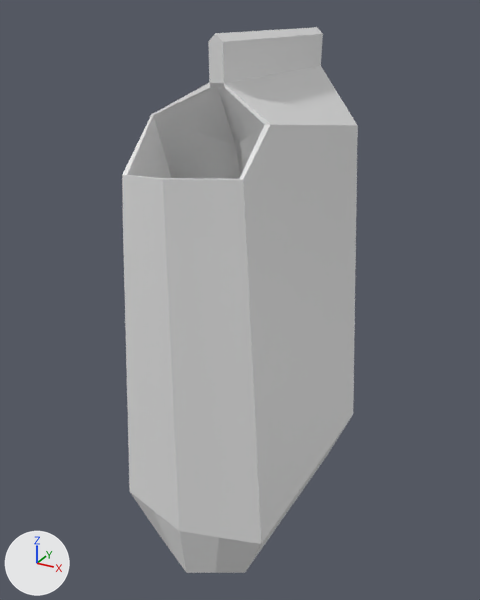
One commit to the FBX model Design Thinking Simulation/Assets/Test Model/Prop Masak/Prop masak_Sugar.fbx: the scene before it, then after it.
Both versions are drawn from a 50 mm camera at (0.18, -0.343, 0.158) aimed at (-0.006, -0.005, -0.011). Arrows for +X, +Y and +Z are at lower left; the lights stay in place. Where no turn or scale is listed for an object, it has been applied to the vertices.

Objects in the first picture: 'Sugar'.
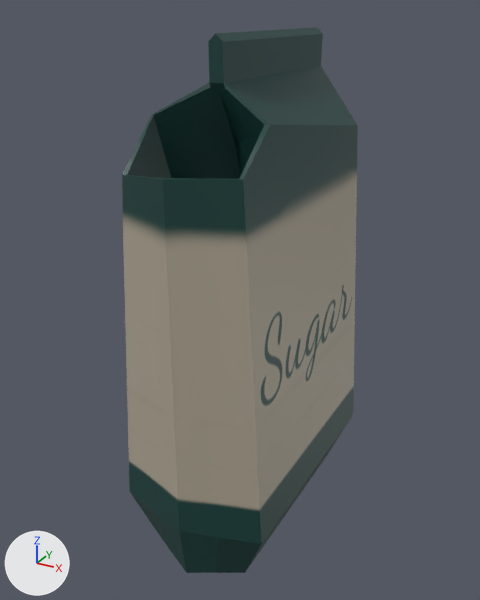
Boxes (x1, y1, x2, y2) around the edits, measured in the pictures (480 x 600 px):
'Sugar', surface changed: (122, 27, 358, 573) in both

What changed in the scene script:
```text
Add img_sugar_texture_base_color_png:
    img_sugar_texture_base_color_png = load_image('Sugar Texture_Base_Color.png', 'Prop Masak Texture/Sugar Texture/Sugar Texture_Base_Color.png', 2048, 2048, 'sRGB')
Add img_sugar_texture_normal_opengl_png:
    img_sugar_texture_normal_opengl_png = load_image('Sugar Texture_Normal_OpenGL.png', 'Prop Masak Texture/Sugar Texture/Sugar Texture_Normal_OpenGL.png', 2048, 2048, 'Non-Color')
Add img_sugar_texture_metallic_png:
    img_sugar_texture_metallic_png = load_image('Sugar Texture_Metallic.png', 'Prop Masak Texture/Sugar Texture/Sugar Texture_Metallic.png', 2048, 2048, 'Non-Color')
Change mat_sugar_texture:
    add n2 = _N.new('ShaderNodeTexImage'); n2.name = 'Image Texture'
    add n2.image = img_sugar_texture_base_color_png
    add n3 = _N.new('ShaderNodeTexImage'); n3.name = 'Image Texture.002'
    add n3.image = img_sugar_texture_metallic_png
    add n4 = _N.new('ShaderNodeTexImage'); n4.name = 'Image Texture.003'
    add n4.image = img_sugar_texture_normal_opengl_png
    add n5 = _N.new('ShaderNodeNormalMap'); n5.name = 'Normal Map'
    where n0 = _N.new('ShaderNodeBsdfPrincipled'); n0.name = 'Principled BSDF'
    add _L.new(n2.outputs[0], n0.inputs[0])  # 'Color' to 'Base Color'
    add _L.new(n3.outputs[0], n0.inputs[1])  # 'Color' to 'Metallic'
    add _L.new(n4.outputs[0], n5.inputs[1])  # 'Color' to 'Color'
    add _L.new(n5.outputs[0], n0.inputs[5])  # 'Normal' to 'Normal'
```
